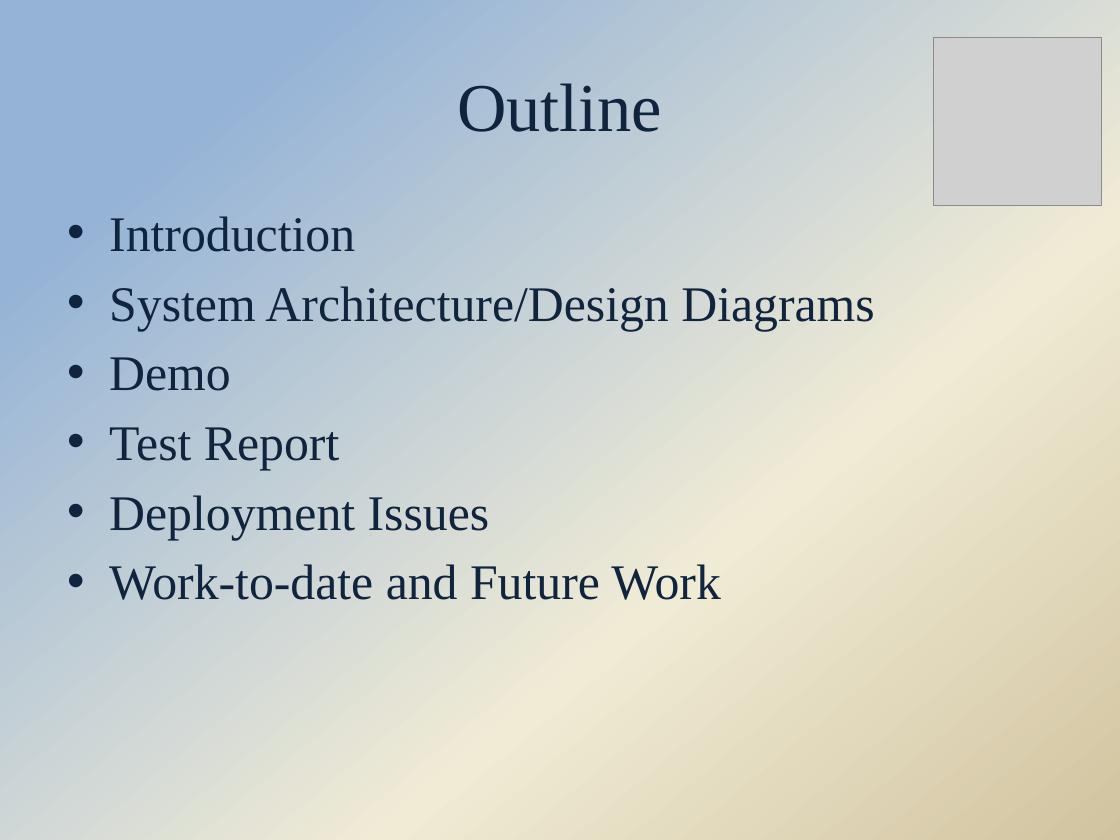
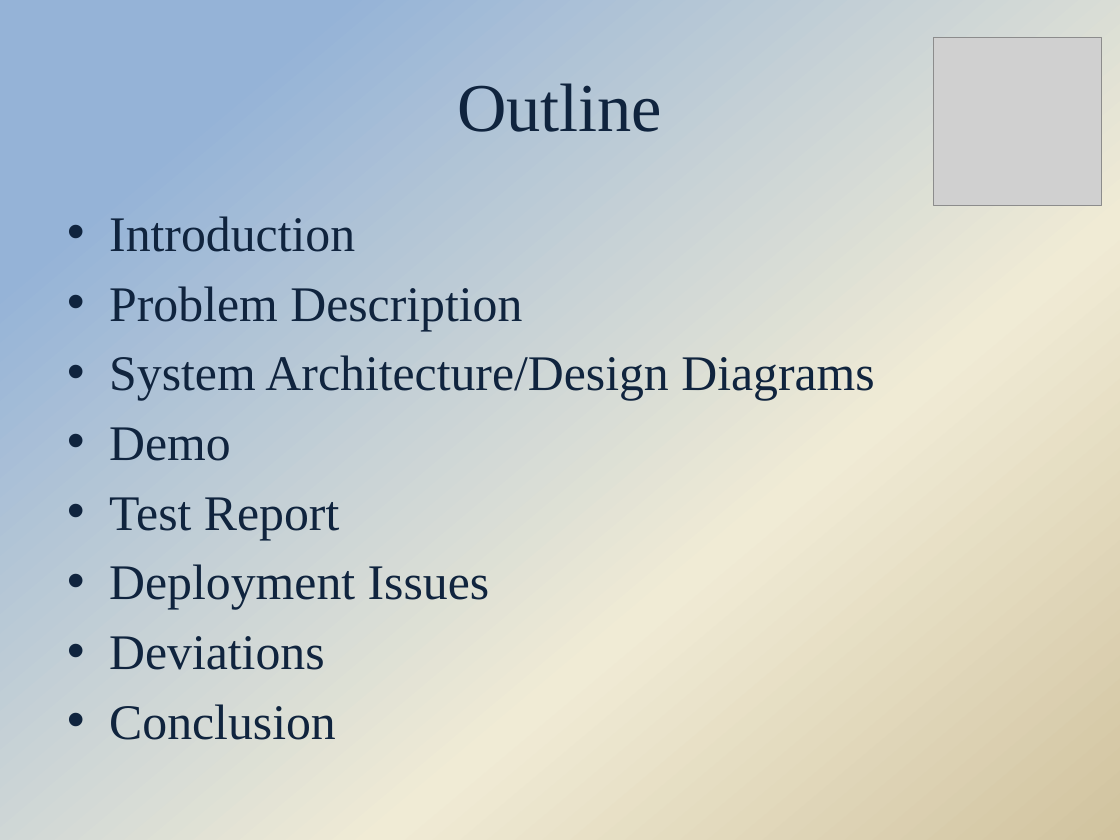
Before and after one commit to Hdtran89/ImageProcessing, a slide deck: slide 2 of A Team Documents/Final presentation.pptx. Drawn at 1120x840 pixels with LibreOffice and Linux fonts; fonts in the diff are those of the drawing; grey boxes stand for pictures; background and template pictures are left out. Boxes give left, top, right and bottom in pixels: in the first picture for what was removed or moved away, otherwise in the second. Text is boxed around its words. In the diff, an @@ line names an element or a change of style, - is before the commit and + after.

```diff
--- a/A Team Documents/Final presentation.pptx
+++ b/A Team Documents/Final presentation.pptx
@@ text at [109, 286, 522, 331]: paragraph added @@
+• Problem Description
@@ text at [109, 636, 336, 740]: text changed @@
-• Work-to-date and Future Work
+• Deviations
+• Conclusion
```
Also in this commit, not shown: 5 other slides changed, 1 slide added.
